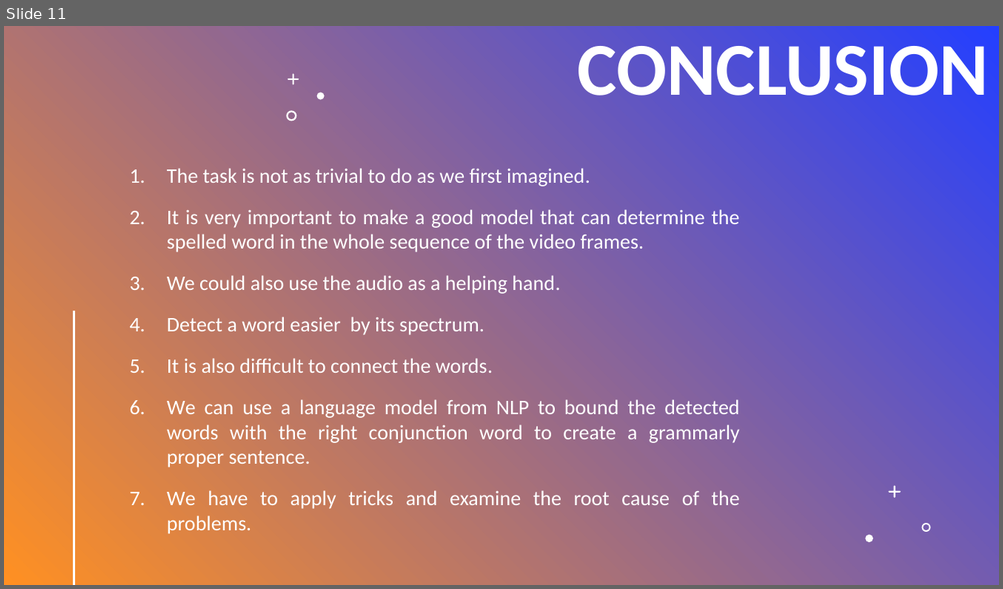
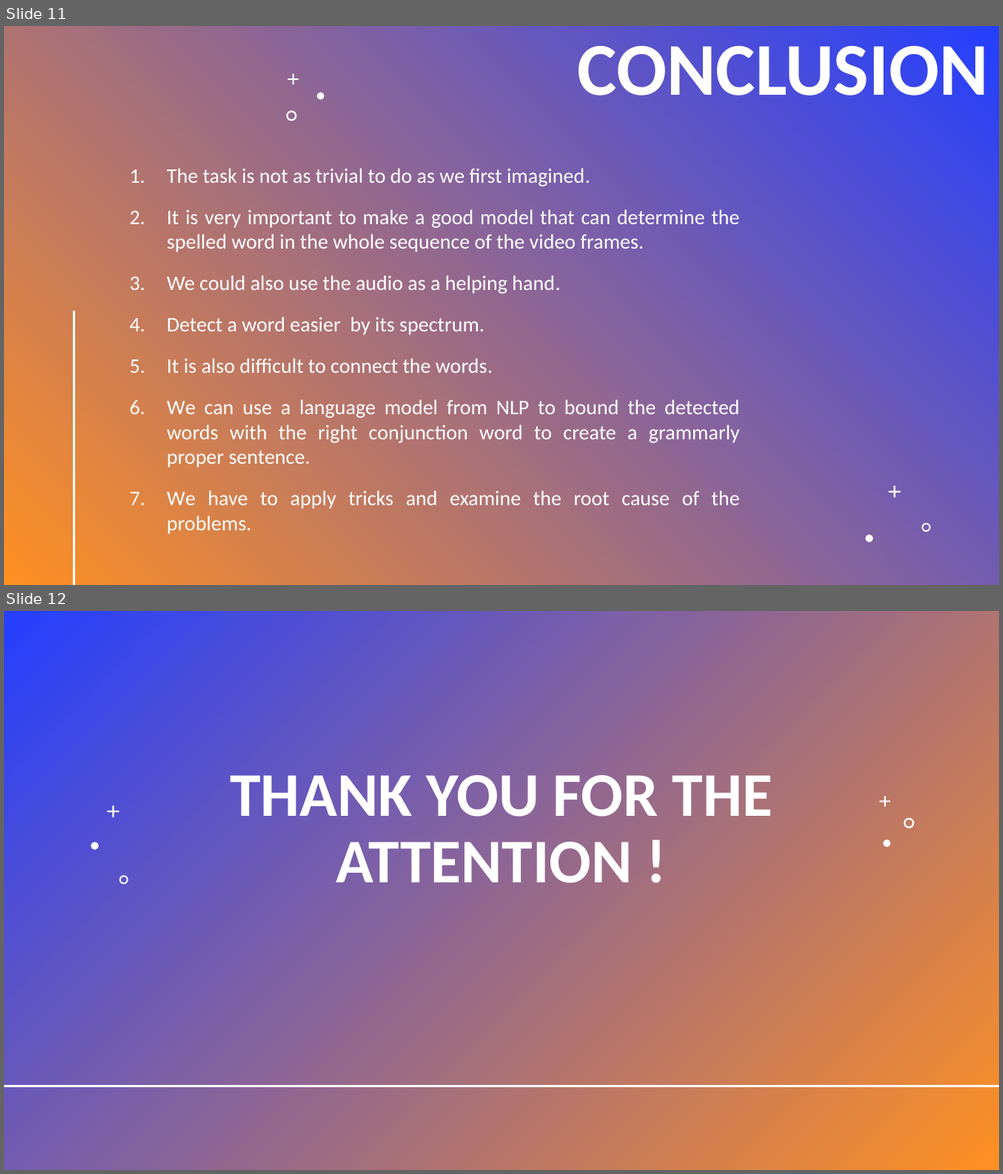
Before and after one commit to gaalszandi/visual_speech_recognition, a slide deck: Documentation/Coding Corgies.pptx. Shown one above the other, each under a label of ours: slide 11 before the commit, slides 11 and 12 after it. The pictures are 1003x589 and 1003x1174 pixels, drawn with LibreOffice and Linux fonts; fonts in the diff are those of the drawing. Boxes give left, top, right and bottom in pixels: in the first picture for what was removed or moved away, otherwise in the second. Text is boxed around its words. In the diff, an @@ line names an element or a change of style, - is before the commit and + after.

Commit message:
update presentation

```diff
--- a/Documentation/Coding Corgies.pptx
+++ b/Documentation/Coding Corgies.pptx
@@ slide 12 added at bbox=[4, 611, 999, 1170], background #FFFFFF; not listed: 1 template element that a slide beside it also shows @@
@@ rectangle added at bbox=[4, 611, 999, 1170], fill gradient #243FFF to #FF9022 @@
@@ line added from (62, 702) to (62, 1170), #FF9022 2 pt @@
@@ title added at bbox=[230, 775, 772, 883], 60 pt, text #FFFFFF, bold @@
+THANK YOU FOR THE ATTENTION !
@@ freeform shape added at bbox=[107, 806, 119, 818], fill #FFFFFF @@
@@ freeform shape added at bbox=[879, 796, 891, 807], fill #FFFFFF @@
@@ freeform shape added at bbox=[904, 817, 914, 828], fill #FFFFFF @@
@@ freeform shape added at bbox=[91, 843, 98, 850], fill #FFFFFF @@
@@ freeform shape added at bbox=[883, 840, 891, 848], fill #FFFFFF @@
@@ freeform shape added at bbox=[119, 876, 128, 885], fill #FFFFFF @@
@@ line added from (4, 1087) to (999, 1087), #FFFFFF 2 pt @@
```
